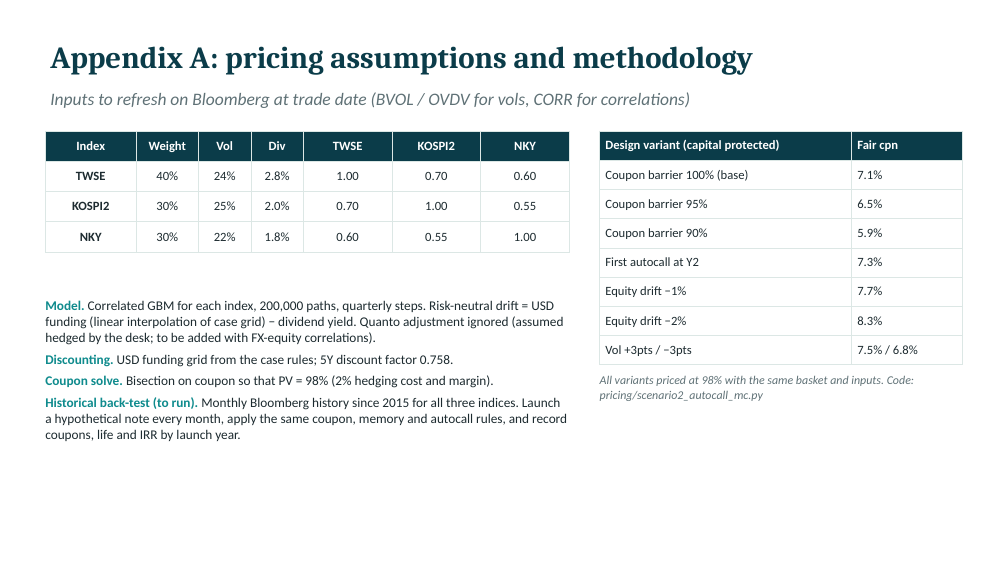
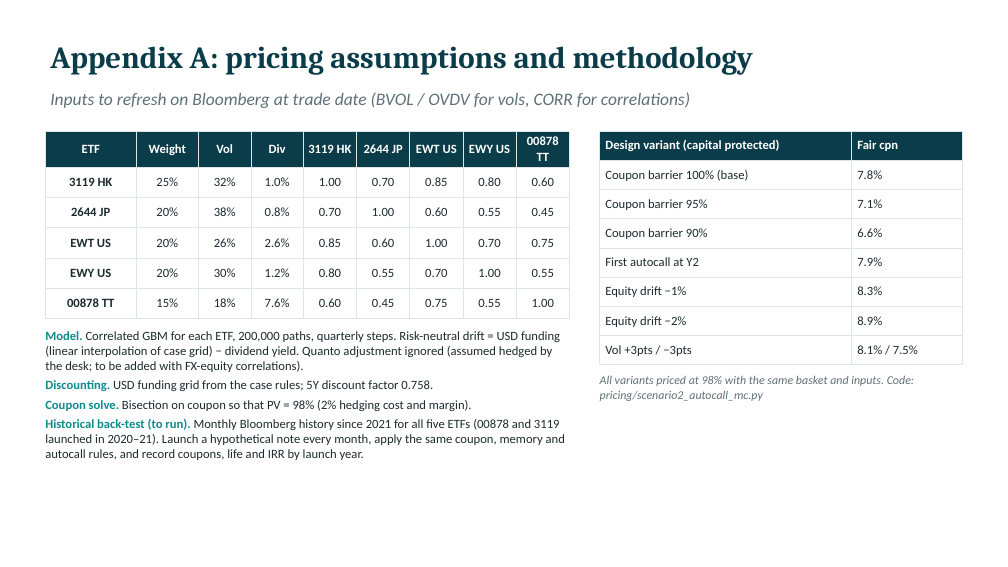
Before and after one commit to benjaminlhl/natixis-case-comp, a slide deck: slide 14 of deck/Asian-Digital-Autocallable-Note.pptx. Drawn at 1008x567 pixels with LibreOffice and Linux fonts; fonts in the diff are those of the drawing. Boxes give left, top, right and bottom in pixels: in the first picture for what was removed or moved away, otherwise in the second. Text is boxed around its words. In the diff, an @@ line names an element or a change of style, - is before the commit and + after.

```diff
--- a/deck/Asian-Digital-Autocallable-Note.pptx
+++ b/deck/Asian-Digital-Autocallable-Note.pptx
@@ table at [45,131,571,311] @@
-Index | Weight | Vol | Div | TWSE | KOSPI2 | NKY
-TWSE | 40% | 24% | 2.8% | 1.00 | 0.70 | 0.60
-KOSPI2 | 30% | 25% | 2.0% | 0.70 | 1.00 | 0.55
-NKY | 30% | 22% | 1.8% | 0.60 | 0.55 | 1.00
+ETF | Weight | Vol | Div | 3119 HK | 2644 JP | EWT US | EWY US | 00878 TT
+3119 HK | 25% | 32% | 1.0% | 1.00 | 0.70 | 0.85 | 0.80 | 0.60
+2644 JP | 20% | 38% | 0.8% | 0.70 | 1.00 | 0.60 | 0.55 | 0.45
+EWT US | 20% | 26% | 2.6% | 0.85 | 0.60 | 1.00 | 0.70 | 0.75
+EWY US | 20% | 30% | 1.2% | 0.80 | 0.55 | 0.70 | 1.00 | 0.55
+00878 TT | 15% | 18% | 7.6% | 0.60 | 0.45 | 0.75 | 0.55 | 1.00
@@ table at [600,131,963,360] @@
-row 2, column 2: 7.1%
+row 2, column 2: 7.8%
-row 3, column 2: 6.5%
+row 3, column 2: 7.1%
-row 4, column 2: 5.9%
+row 4, column 2: 6.6%
-row 5, column 2: 7.3%
+row 5, column 2: 7.9%
-row 6, column 2: 7.7%
+row 6, column 2: 8.3%
-row 7, column 2: 8.3%
+row 7, column 2: 8.9%
-row 8, column 2: 7.5% / 6.8%
+row 8, column 2: 8.1% / 7.5%
@@ text "Model. Correlated GBM for each ...": place and size @@
-text "Model. Correlated GBM for each ..." at [45,300,567,441]
+text "Model. Correlated GBM for each ..." at [45,331,565,460]
@@ text at [45,331,560,372]: text changed; size 9.5 to 9 pt @@
-Model. Correlated GBM for each index, 200,000 paths, quarterly steps. Risk-neutral drift = USD funding (linear interpolation of case grid) − dividend yield. Quanto adjustment ignored (assumed hedged by the desk; to be added with FX-equity correlations).
+Model. Correlated GBM for each ETF, 200,000 paths, quarterly steps. Risk-neutral drift = USD funding (linear interpolation of case grid) − dividend yield. Quanto adjustment ignored (assumed hedged by the desk; to be added with FX-equity correlations).
@@ text at [45,380,472,411]: size 9.5 to 9 pt in "Discounting. USD funding grid from the case ...", "Coupon solve. Bisection on coupon so that ..."; less space between paragraphs @@
@@ text at [45,419,565,460]: text changed; size 9.5 to 9 pt @@
-Historical back-test (to run). Monthly Bloomberg history since 2015 for all three indices. Launch a hypothetical note every month, apply the same coupon, memory and autocall rules, and record coupons, life and IRR by launch year.
+Historical back-test (to run). Monthly Bloomberg history since 2021 for all five ETFs (00878 and 3119 launched in 2020–21). Launch a hypothetical note every month, apply the same coupon, memory and autocall rules, and record coupons, life and IRR by launch year.
```
Also in this commit, not shown: 12 other slides changed, 1 slide added, 1 slide removed, 11 other files.
